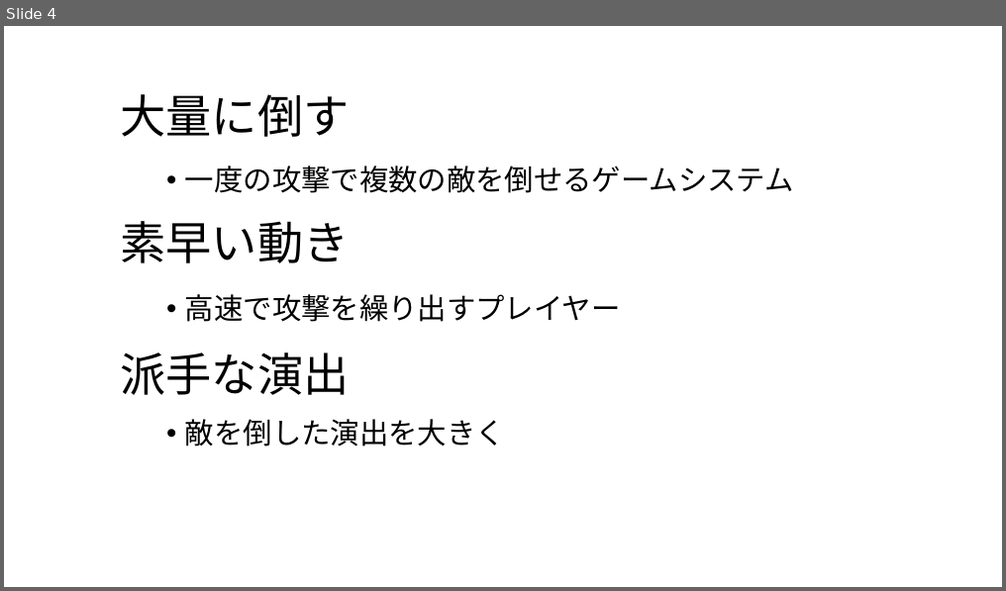
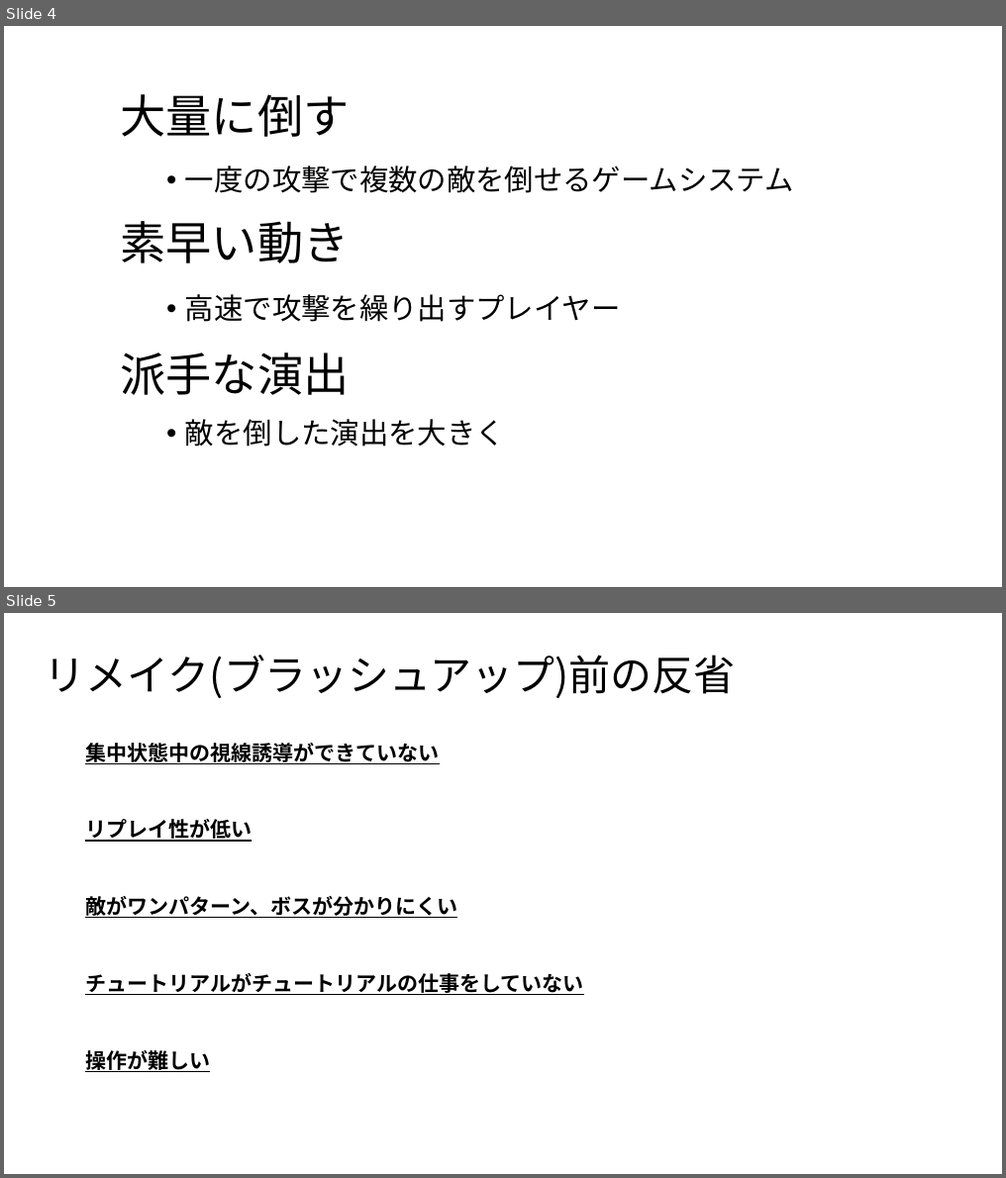
Before and after one commit to TomoyaKanazaki/Act_OneMonth, a slide deck: 企画書.pptx. Shown one above the other, each under a label of ours: slide 4 before the commit, slides 4 and 5 after it. The pictures are 1006x591 and 1006x1178 pixels, drawn with LibreOffice and Linux fonts; fonts in the diff are those of the drawing. Boxes give left, top, right and bottom in pixels: in the first picture for what was removed or moved away, otherwise in the second. Text is boxed around its words. In the diff, an @@ line names an element or a change of style, - is before the commit and + after.

```diff
--- a/企画書.pptx
+++ b/企画書.pptx
@@ slide 5 added at (x1=4, y1=613, x2=1002, y2=1174), background #FFFFFF @@
@@ text added at (x1=45, y1=655, x2=736, y2=698), 40 pt, text #000000 @@
+リメイク(ブラッシュアップ)前の反省
@@ text added at (x1=85, y1=743, x2=440, y2=764), 20 pt, text #000000, bold, underline @@
+集中状態中の視線誘導ができていない
@@ text added at (x1=85, y1=819, x2=252, y2=842), 20 pt, text #000000, bold, underline @@
+リプレイ性が低い
@@ text added at (x1=85, y1=896, x2=457, y2=918), 20 pt, text #000000, bold, underline @@
+敵がワンパターン、ボスが分かりにくい
@@ text added at (x1=85, y1=973, x2=584, y2=995), 20 pt, text #000000, bold, underline @@
+チュートリアルがチュートリアルの仕事をしていない
@@ text added at (x1=85, y1=1051, x2=210, y2=1072), 20 pt, text #000000, bold, underline @@
+操作が難しい
```
Also in this commit, not shown: 2 other slides added, 1 slide removed, 1 other file.
